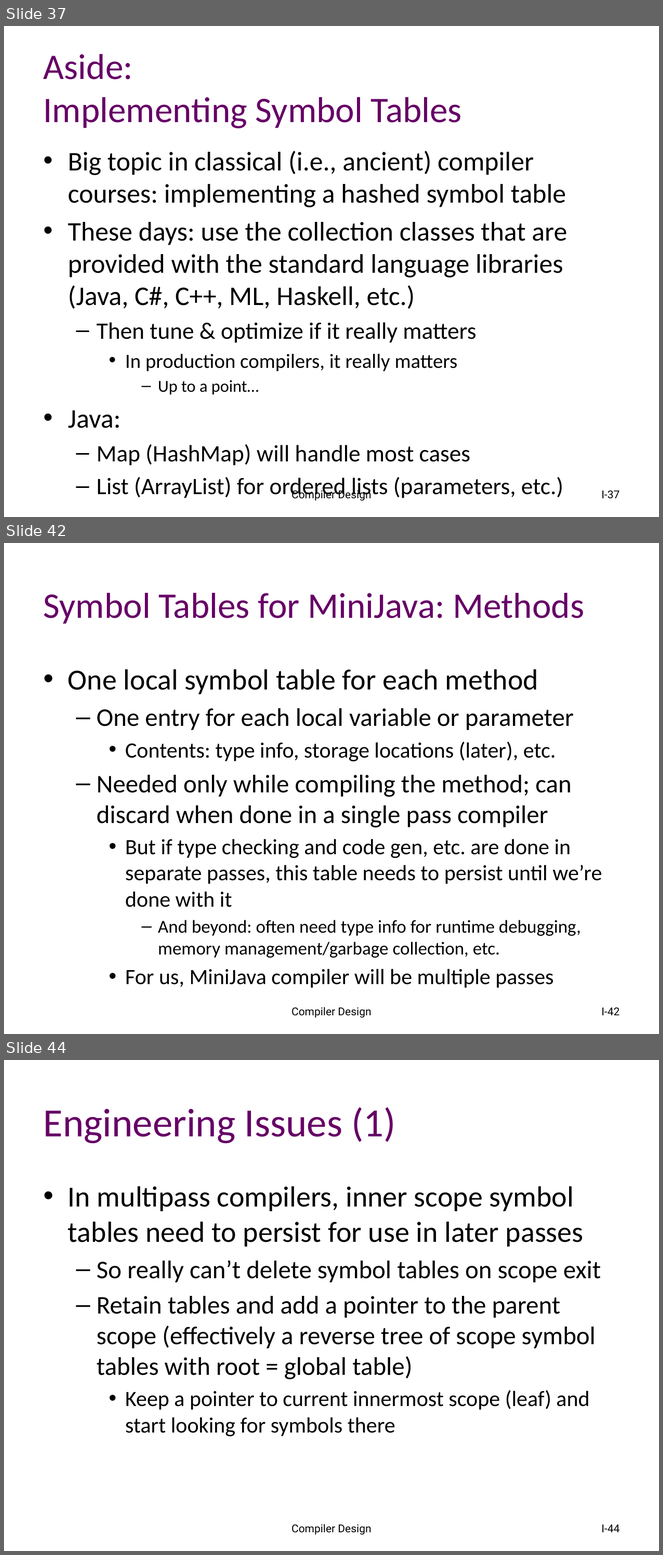
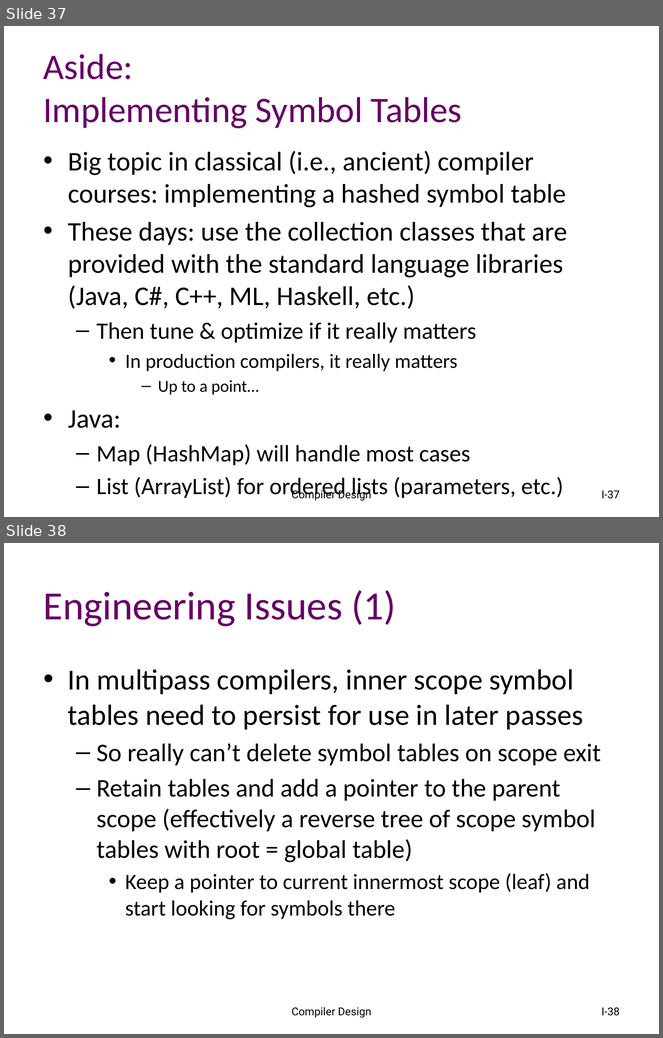
Before and after one commit to atu-se/atu.innomadic.com, a slide deck: courses/compilers/lectures/I-semantics.pptx. Shown one above the other, each under a label of ours: slides 37, 42 and 44 before the commit, slides 37 and 38 after it; the slides between them are not shown. The pictures are 663x1555 and 663x1038 pixels, drawn with LibreOffice and Linux fonts; fonts in the diff are those of the drawing. Boxes give left, top, right and bottom in pixels: in the first picture for what was removed or moved away, otherwise in the second. Text is boxed around its words. In the diff, an @@ line names an element or a change of style, - is before the commit and + after.

```diff
--- a/courses/compilers/lectures/I-semantics.pptx
+++ b/courses/compilers/lectures/I-semantics.pptx
@@ slide 42 removed at [4, 543, 659, 1034], background #FFFFFF @@
@@ title removed at [44, 593, 585, 624] @@
-Symbol Tables for MiniJava: Methods
@@ text removed at [68, 669, 602, 988] @@
-• One local symbol table for each method
-  – One entry for each local variable or parameter
-    • Contents: type info, storage locations (later), etc.
-  – Needed only while compiling the method; can discard when done in a single pass compiler
-    • But if type checking and code gen, etc. are done in separate passes, this table needs to persist until we’re done with it
-      – And beyond: often need type info for runtime debugging, memory management/garbage collection, etc.
-    • For us, MiniJava compiler will be multiple passes
@@ text removed at [292, 1007, 371, 1018] @@
-Compiler Design
@@ page number removed at [601, 1008, 620, 1016] @@
-I-42
@@ what was slide 44 is now slide 38 @@
@@ page number at [601, 1008, 620, 1016]: text changed @@
-I-44
+I-38
```
Also in this commit, not shown: 18 slides changed, 6 other slides removed.
